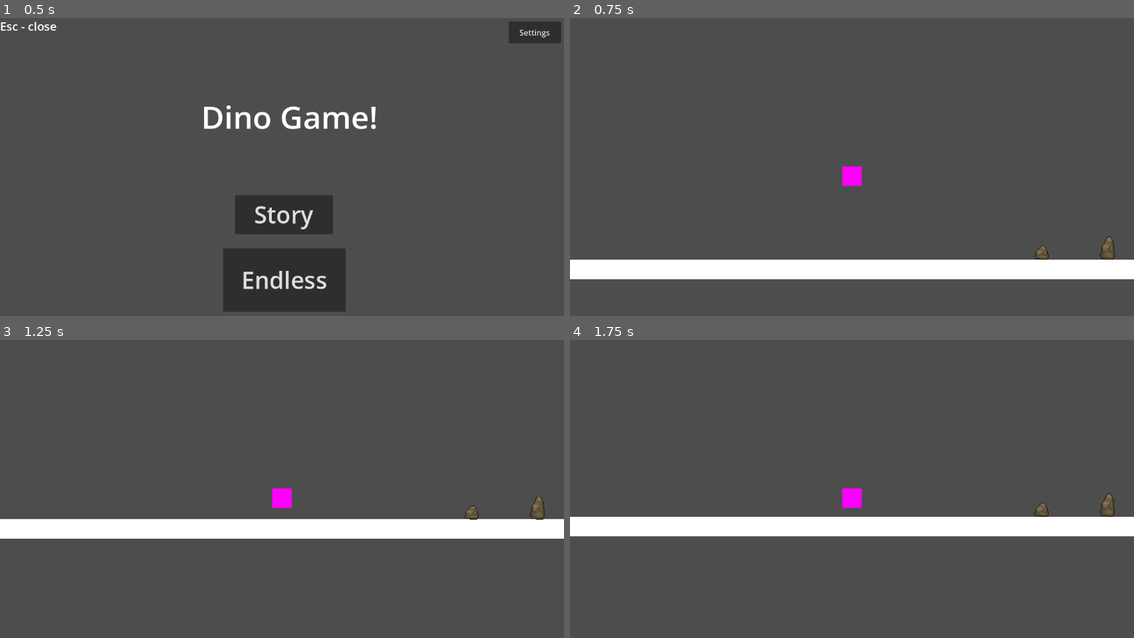
Above: before the commit, frames 1-4 (two rows, left to right).
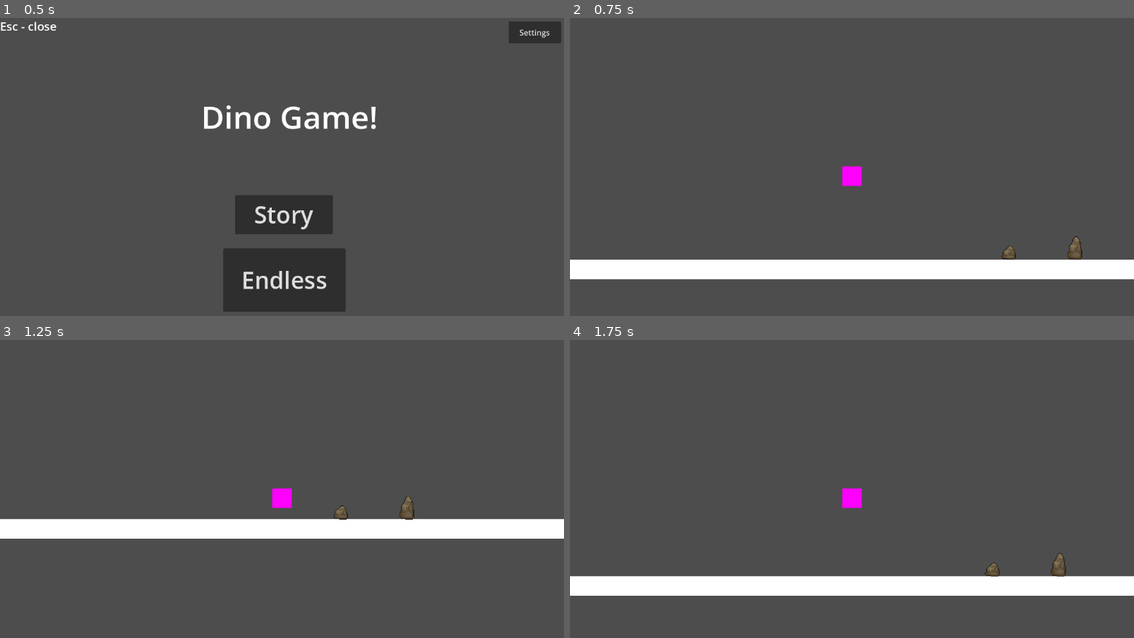
Above: after the commit, the same moments.

Repository: PlantvZombie/Dino
Game: Godot game, scene res://title_screen.tscn
The game is run twice, just before and just after one commit, with the same random seed, the same clock (stepped at 60 frames per second) and the same inputs. The project has no main scene, so this scene is started directly.
Inputs:
- Up to frame 1 (0.5 s): no input
- Up to frame 2 (0.75 s): click "Story" at 0.5 s
- Up to frame 3 (1.25 s): no input
- Up to frame 4 (1.75 s): hold W (up) from 1.28 s (still down); tap Space (space) at 1.35 s

Frame 1 is identical in both runs. In frame 2, 0.4% of the frame differs, in the area x 76-97%, y 73-82%; in frame 3, 0.4%; in frame 4, 14%, in the area x 0-100%, y 51-86%.

Commit message:
Fixed Story Mode

Diff:
--- a/dino/dino_story_mode.gd
+++ b/dino/dino_story_mode.gd
@@ -8,11 +8,17 @@
 		velocity.y = move_toward(velocity.y, 200, 5)
 	if is_on_floor():
 		velocity.y = 0
-	if Input.is_action_just_pressed("space") and is_on_floor():
-		velocity.y -= 200
+	if Input.is_action_just_pressed("up") and is_on_floor():
+		velocity.y -= 150
+	velocity.x = 200
 	move_and_slide()
 
 func _input(event: InputEvent) -> void:
-	if event.is_action_released("space"):
+	if event.is_action_released("up"):
 		if velocity.y < 0:
-			velocity.y *= 0.2
+			velocity.y *= 0.3
+
+
+func _on_hitbox_detection_area_entered(area: Area2D) -> void:
+	if area.is_in_group("Obstacles"):
+		get_tree().reload_current_scene()
--- a/dino/story_mode.tscn
+++ b/dino/story_mode.tscn
@@ -1,10 +1,8 @@
 [gd_scene load_steps=9 format=3 uid="uid://dpwq8o3bq2xrf"]
 
 [ext_resource type="Script" path="res://dino_story_mode.gd" id="1_jg5g8"]
-
 [ext_resource type="PackedScene" uid="uid://5l4i2md6pu2c" path="res://small_rock.tscn" id="2_lr2x0"]
 [ext_resource type="PackedScene" uid="uid://qqi3cruqigl8" path="res://tall_rock.tscn" id="3_u58p8"]
-
 
 [sub_resource type="PlaceholderTexture2D" id="PlaceholderTexture2D_t7n80"]
 
